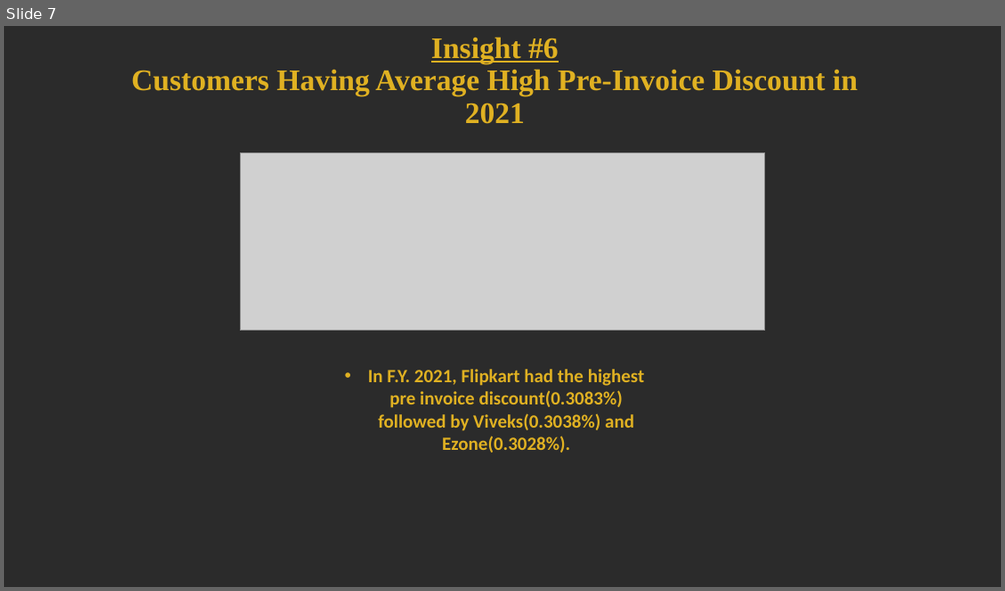
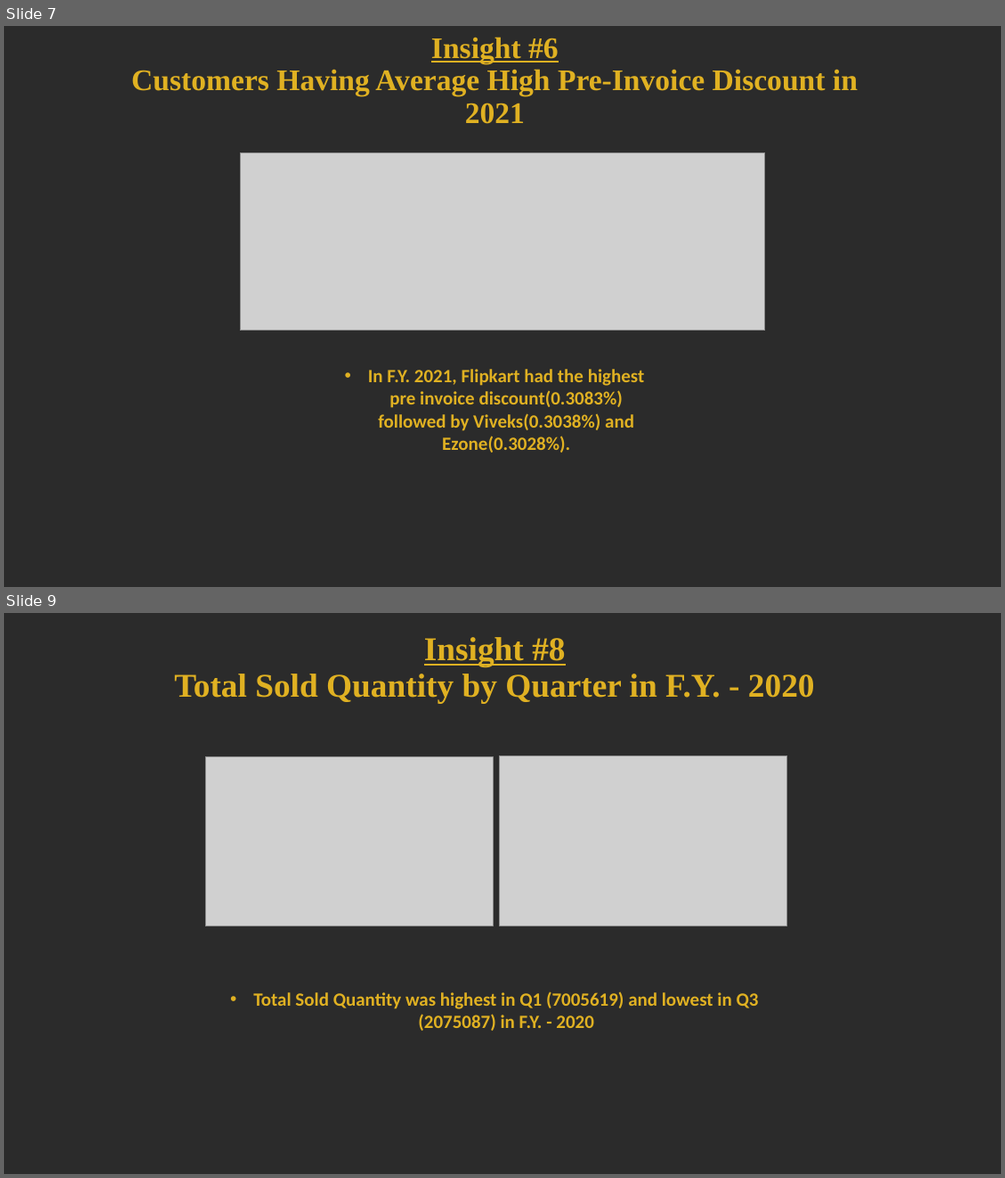
Before and after one commit to protyoy98/Atliq-Hardwares-Ad-hoc-analysis, a slide deck: ad_hoc req deliverables/Presentation1.pptx. Shown one above the other, each under a label of ours: slide 7 before the commit, slides 7 and 9 after it; the slides between them are not shown. The pictures are 1005x591 and 1005x1178 pixels, drawn with LibreOffice and Linux fonts; fonts in the diff are those of the drawing; grey boxes stand for pictures; background and template pictures are left out; a plain dark background stands for a picture behind light text. Boxes give left, top, right and bottom in pixels: in the first picture for what was removed or moved away, otherwise in the second. Text is boxed around its words. In the diff, an @@ line names an element or a change of style, - is before the commit and + after.

```diff
--- a/ad_hoc req deliverables/Presentation1.pptx
+++ b/ad_hoc req deliverables/Presentation1.pptx
@@ slide 9 added at bbox=[4, 613, 1001, 1174], background picture (left out) @@
@@ title added at bbox=[174, 637, 815, 703], 32 pt, text #E0B122, bold @@
+Insight #8
+Total Sold Quantity by Quarter in F.Y. - 2020
@@ picture added at bbox=[205, 756, 493, 925] @@
@@ picture added at bbox=[500, 755, 787, 925] @@
@@ text added at bbox=[253, 991, 759, 1030], 18 pt, text #E0B122, bold @@
+• Total Sold Quantity was highest in Q1 (7005619) and lowest in Q3 (2075087) in F.Y. - 2020
```
Also in this commit, not shown: 4 other slides added.
